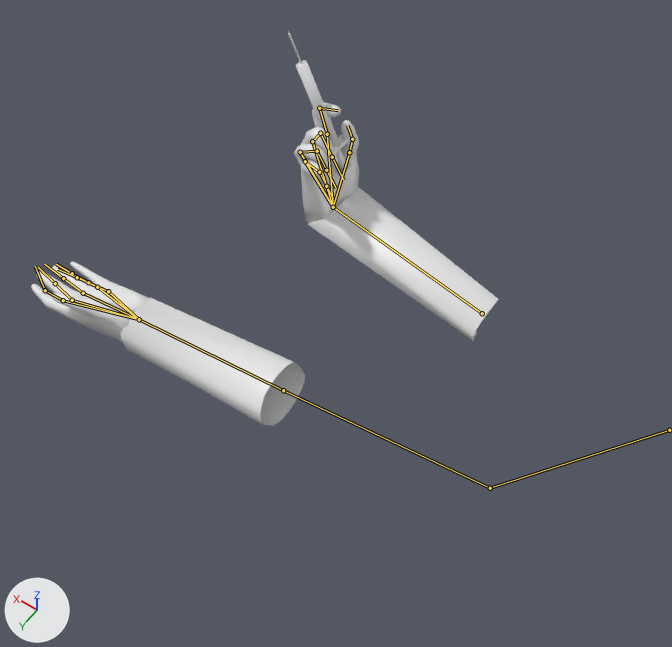
Before and after pictures for a commit that changed the FBX model SourceAssets/Characters/IcePick/FPHands_Base/NeedleTemp/IcePick_NeedleHands.fbx.
Camera for both pictures: a 50 mm lens placed at (-0.11, 10.58, 19.1), pointed at (7.45, 0.01, 2.48). The axes (+X, +Y, +Z) are drawn at lower left. The lights are the same throughout. The older version comes first. Both versions are drawn at frame 11 of the action 'Armature.001|Armature.001|Scene'; the numbers are the values there. The bones that change, and the others that lie on the model, are drawn over the model as lines.
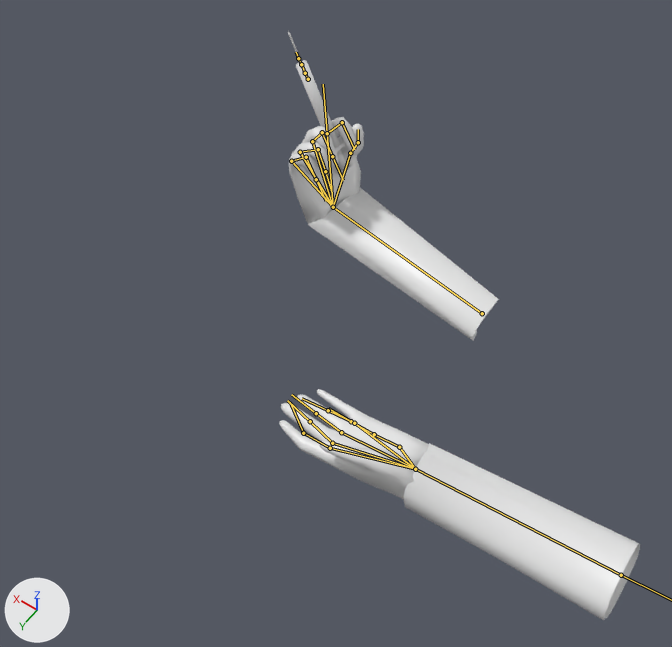
Changed parts and their boxes (x1, y1, x2, y2) in the pictures (672 x 647 px):
```json
{"object": "Cube.004", "change": "posed", "before": [31, 31, 499, 426], "after": [280, 31, 640, 620]}
{"bone": "Bone.003", "before": "(333, 207) to (349, 152)", "after": "(333, 207) to (350, 153)"}
{"bone": "Bone.004", "before": "(349, 152) to (352, 139)", "after": "(350, 153) to (358, 142)"}
{"bone": "Bone.007", "before": "(327, 134) to (319, 108)", "after": "(327, 133) to (342, 122)"}
{"bone": "Bone.008", "before": "(319, 108) to (338, 110)", "after": "(342, 122) to (354, 149)"}
{"bone": "Bone.013", "before": "(300, 152) to (317, 151)", "after": "(300, 152) to (318, 149)"}
{"bone": "Bone.015", "before": "(333, 207) to (305, 161)", "after": "(333, 207) to (291, 161)"}
{"bone": "Bone.016", "before": "(305, 161) to (319, 172)", "after": "(291, 161) to (306, 157)"}
```

The change, as JSON lines over the scene's bpy script:
```json
{"block": "bone_bone_003", "where": "bone_bone_003 = bpy.data.objects['Armature.001'].pose.bones['Bone.003']  # child of 'Bone.002'"}
{"op": "set", "path": "bone_bone_003.rotation_quaternion", "old": "(0.935, -0.284, 0.208, 0.046)", "new": "(0.951, -0.282, 0.088, 0.09)", "note": "degrees (-34, 25, -2) -> degrees (-32, 13, 7)"}
{"block": "bone_bone_004", "where": "bone_bone_004 = bpy.data.objects['Armature.001'].pose.bones['Bone.004']  # child of 'Bone.003'"}
{"op": "set", "path": "bone_bone_004.rotation_quaternion", "old": "(0.949, -0.227, -0.038, -0.216)", "new": "(0.884, -0.437, -0.047, -0.158)", "note": "degrees (-25, -10, -23) -> degrees (-51, -13, -14)"}
{"block": "bone_bone_007", "where": "bone_bone_007 = bpy.data.objects['Armature.001'].pose.bones['Bone.007']  # child of 'Bone.006'"}
{"op": "set", "path": "bone_bone_007.rotation_quaternion", "old": "(0.998, -0.042, 0.003, -0.041)", "new": "(0.868, -0.494, 0.021, -0.036)", "note": "degrees (-5, 0, -5) -> degrees (-59, 0, -5)"}
{"block": "bone_bone_008", "where": "bone_bone_008 = bpy.data.objects['Armature.001'].pose.bones['Bone.008']  # child of 'Bone.007'"}
{"op": "set", "path": "bone_bone_008.rotation_quaternion", "old": "(0.751, -0.583, 0.16, -0.266)", "new": "(0.563, -0.767, 0.153, -0.268)", "note": "degrees (-74, -4, -36) -> degrees (-103, -14, -34)"}
{"block": "bone_bone_013", "where": "bone_bone_013 = bpy.data.objects['Armature.001'].pose.bones['Bone.013']  # child of 'Bone.012'"}
{"op": "set", "path": "bone_bone_013.rotation_quaternion", "old": "(0.776, -0.627, -0.068, -0.02)", "new": "(0.773, -0.625, -0.097, 0.055)", "note": "degrees (-78, -8, 3) -> degrees (-78, -5, 12)"}
{"block": "bone_bone_015", "where": "bone_bone_015 = bpy.data.objects['Armature.001'].pose.bones['Bone.015']  # child of 'Bone.002'"}
{"op": "set", "path": "bone_bone_015.rotation_quaternion", "old": "(0.849, -0.471, -0.239, 0.025)", "new": "(0.896, -0.366, -0.249, 0.03)", "note": "degrees (-61, -22, 17) -> degrees (-48, -25, 15)"}
{"block": "bone_bone_016", "where": "bone_bone_016 = bpy.data.objects['Armature.001'].pose.bones['Bone.016']  # child of 'Bone.015'"}
{"op": "set", "path": "bone_bone_016.rotation_quaternion", "old": "(0.738, -0.659, -0.111, 0.091)", "new": "(0.803, -0.532, -0.078, 0.259)", "note": "degrees (-84, -2, 16) -> degrees (-65, 9, 30)"}
{"block": "bone_bone_009", "where": "bone_bone_009 = bpy.data.objects['Armature.001'].pose.bones['Bone.009']"}
{"op": "set", "path": "bone_bone_009.location", "old": "(0.69, 1.78, 1.72)", "new": "(2.57, 2.74, 2.43)"}
{"op": "set", "path": "bone_bone_009.rotation_quaternion", "old": "(0.936, 0.266, -0.07, 0.218)", "new": "(0.707, 0.156, 0.384, -0.573)", "note": "degrees (29, -14, 22) -> degrees (-18, 46, -86)"}
{"block": "bone_bone_018", "where": "bone_bone_018 = bpy.data.objects['Armature.001'].pose.bones['Bone.018']  # child of 'Bone.009'"}
{"op": "set", "path": "bone_bone_018.rotation_quaternion", "old": "(0.995, -0.046, -0.09, 0.015)", "new": "(0.565, 0.771, -0.122, 0.267)", "note": "degrees (-6, -10, 2) -> degrees (105, -33, 8)"}
```
